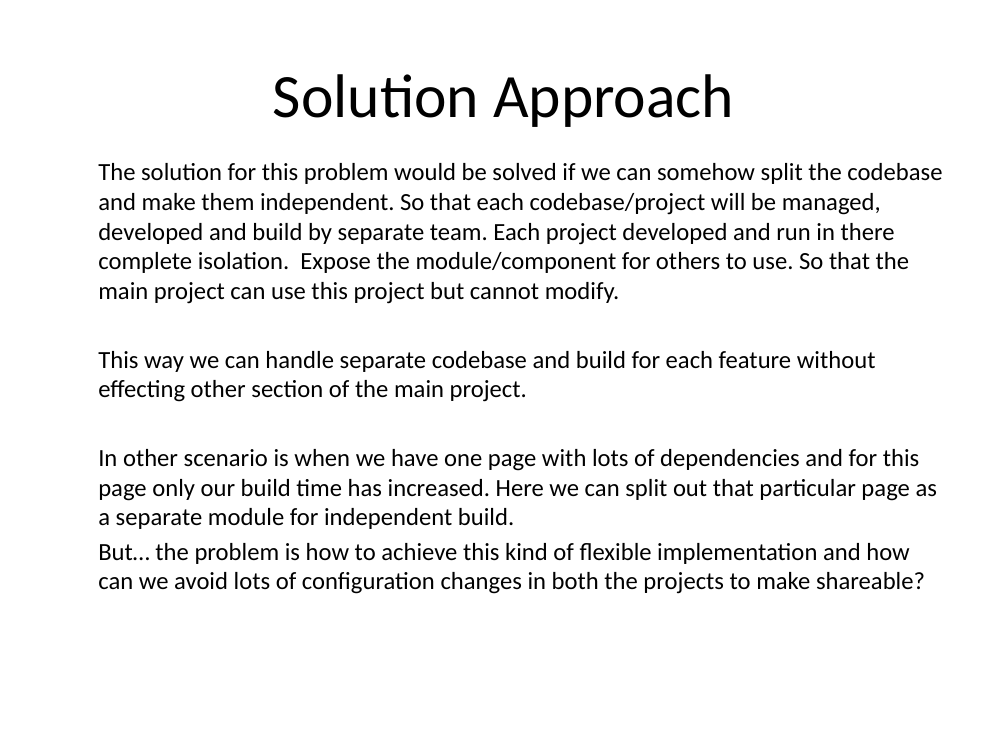
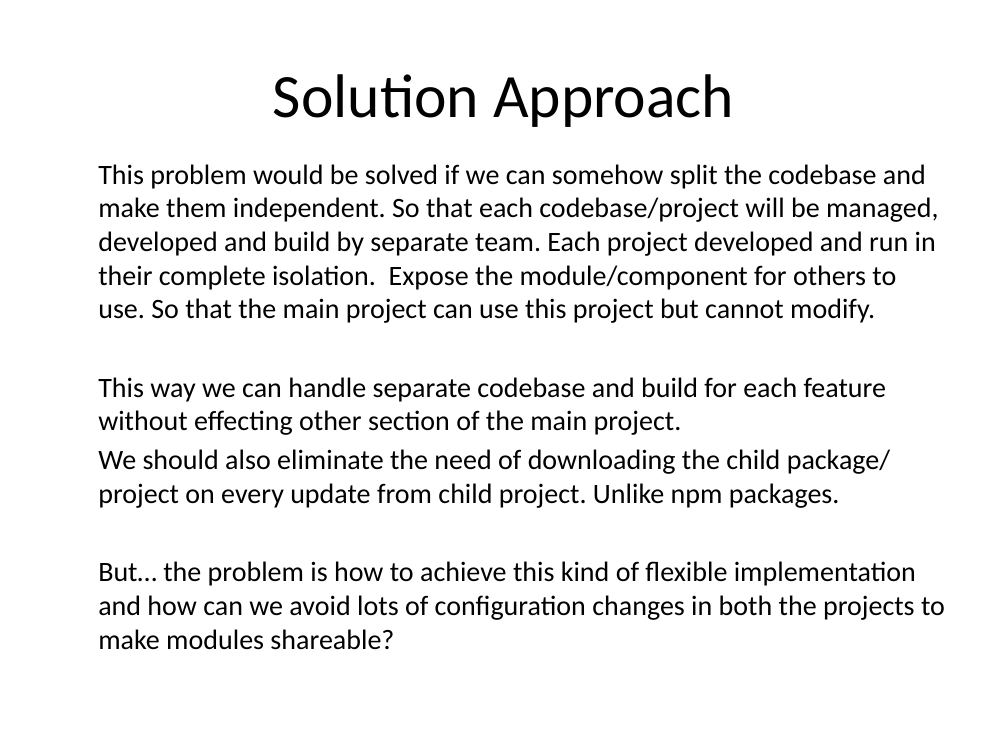
Before and after one commit to gitoutofbox/Module-federation-devex, a slide deck: slide 3 of Module-federation.pptx. Drawn at 1008x756 pixels with LibreOffice and Linux fonts; fonts in the diff are those of the drawing. Boxes give left, top, right and bottom in pixels: in the first picture for what was removed or moved away, otherwise in the second. Text is boxed around its words. In the diff, an @@ line names an element or a change of style, - is before the commit and + after.

Commit message:
ppt

```diff
--- a/Module-federation.pptx
+++ b/Module-federation.pptx
@@ text at box(98, 164, 939, 323): text changed; size 17.6 to 20 pt @@
-The solution for this problem would be solved if we can somehow split the codebase and make them independent. So that each codebase/project will be managed, developed and build by separate team. Each project developed and run in there complete isolation. Expose the module/component for others to use. So that the main project can use this project but cannot modify.
+This problem would be solved if we can somehow split the codebase and make them independent. So that each codebase/project will be managed, developed and build by separate team. Each project developed and run in their complete isolation. Expose the module/component for others to use. So that the main project can use this project but cannot modify.
@@ text at box(98, 377, 886, 435): size 17.6 to 20 pt in "This way we can handle separate codebase ..." @@
@@ text at box(98, 449, 945, 650): text changed; size 17.6 to 20 pt @@
-In other scenario is when we have one page with lots of dependencies and for this page only our build time has increased. Here we can split out that particular page as a separate module for independent build.
-But… the problem is how to achieve this kind of flexible implementation and how can we avoid lots of configuration changes in both the projects to make shareable?
+We should also eliminate the need of downloading the child package/ project on every update from child project. Unlike npm packages.
+But… the problem is how to achieve this kind of flexible implementation and how can we avoid lots of configuration changes in both the projects to make modules shareable?
```
Also in this commit, not shown: 3 other slides changed, 1 slide removed.
